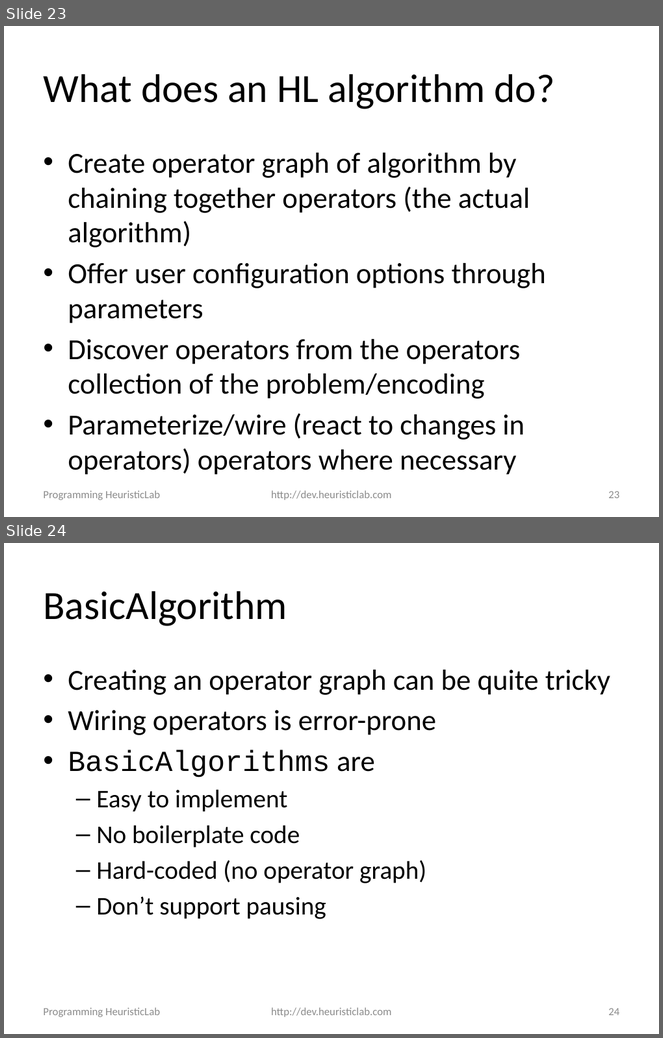
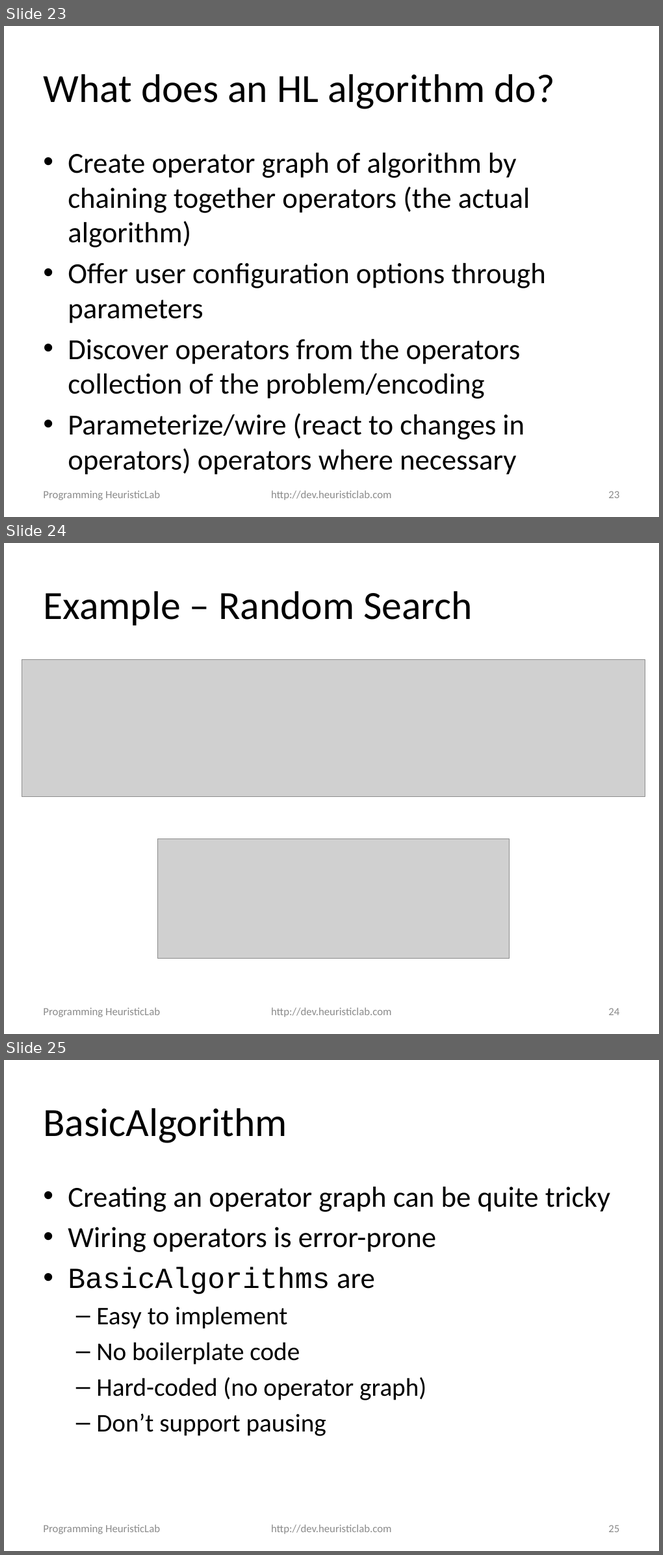
Before and after one commit to heal-research/HeuristicLab, a slide deck: documentation/Tutorials/Programming HeuristicLab - Algorithms and Problems.pptx. Shown one above the other, each under a label of ours: slides 23 and 24 before the commit, slides 23, 24 and 25 after it. The pictures are 663x1038 and 663x1555 pixels, drawn with LibreOffice and Linux fonts; fonts in the diff are those of the drawing; grey boxes stand for pictures; background and template pictures are left out. Boxes give left, top, right and bottom in pixels: in the first picture for what was removed or moved away, otherwise in the second. Text is boxed around its words. In the diff, an @@ line names an element or a change of style, - is before the commit and + after.

Commit message:
updated slides

```diff
--- a/documentation/Tutorials/Programming HeuristicLab - Algorithms and Problems.pptx
+++ b/documentation/Tutorials/Programming HeuristicLab - Algorithms and Problems.pptx
@@ slide 24 added at box(4, 543, 659, 1034), background #FFFFFF @@
@@ title added at box(43, 591, 473, 626), 44 pt, text #000000 @@
+Example – Random Search
@@ picture added at box(22, 659, 646, 797) @@
@@ picture added at box(158, 839, 510, 959) @@
@@ text added at box(43, 1008, 160, 1017), 12 pt, text #8C8C8C @@
+Programming HeuristicLab
@@ text added at box(271, 1008, 392, 1017), 12 pt, text #8C8C8C @@
+http://dev.heuristiclab.com
@@ page number added at box(608, 1008, 620, 1016), 12 pt, text #8C8C8C @@
+24
@@ what was slide 24 is now slide 25 @@
@@ page number at box(608, 1525, 620, 1533): text changed @@
-24
+25
```
Also in this commit, not shown: 1 other file.
